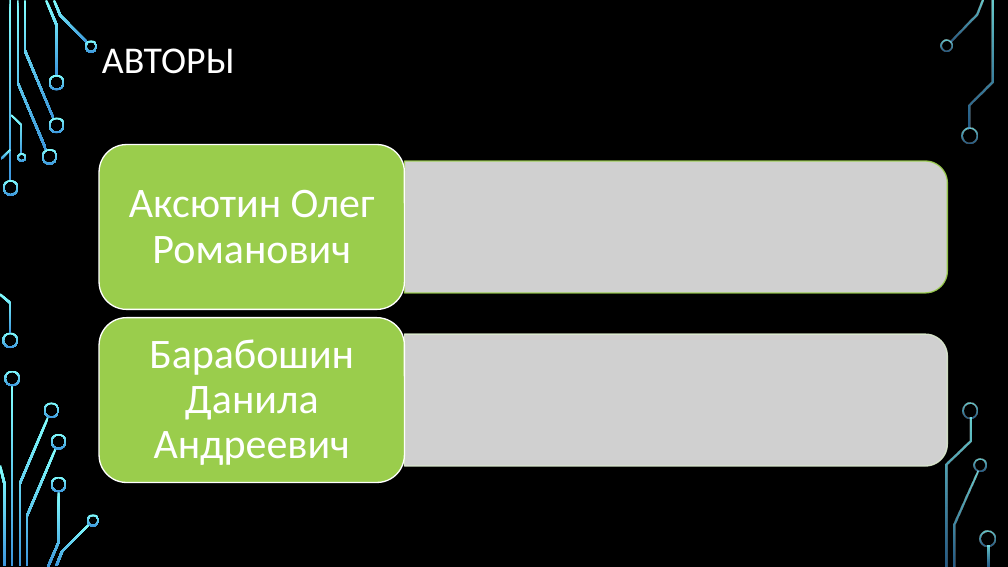
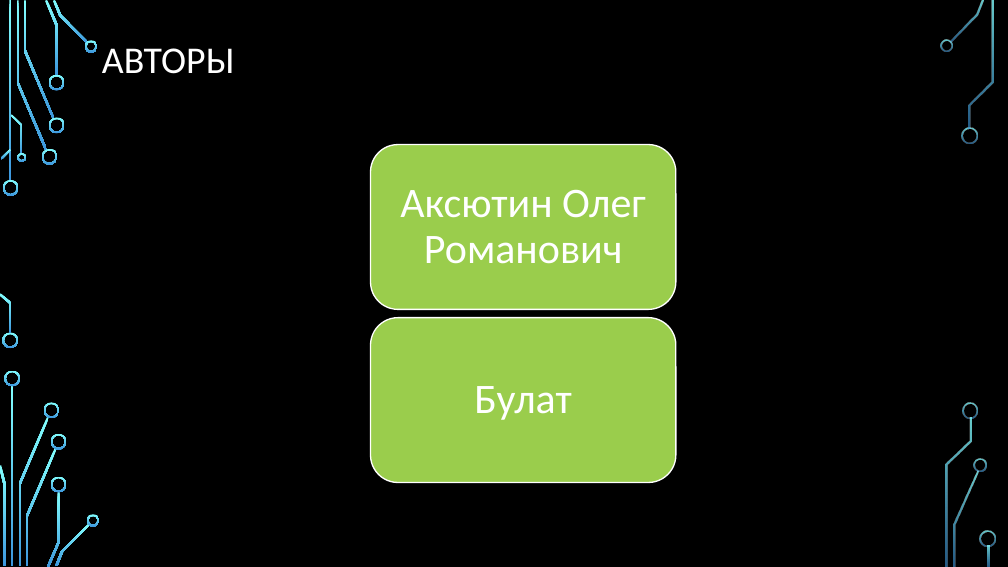
Before and after one commit to Peeperocka/AI-telegram-bot, a slide deck: slide 2 of docs/Презентация.pptx. Drawn at 1008x567 pixels with LibreOffice and Linux fonts; fonts in the diff are those of the drawing; grey boxes stand for pictures; background and template pictures are left out. Boxes give left, top, right and bottom in pixels: in the first picture for what was removed or moved away, otherwise in the second. Text is boxed around its words. In the diff, an @@ line names an element or a change of style, - is before the commit and + after.

```diff
--- a/docs/Презентация.pptx
+++ b/docs/Презентация.pptx
@@ picture removed at box(405, 161, 948, 293) @@
@@ 2 rounded rectangles, 1 text: place and size @@
-2 rounded rectangles, 1 text at box(99, 144, 405, 482)
+2 rounded rectangles, 1 text at box(371, 144, 676, 482)
@@ text removed at box(149, 339, 354, 465) @@
-Барабошин Данила Андреевич
@@ picture removed at box(405, 334, 948, 466) @@
@@ text added at box(474, 386, 572, 420), 40 pt, text #FFFFFF @@
+Булат
```
Also in this commit, not shown: 3 other slides changed, 3 slides added, 3 slides removed.
